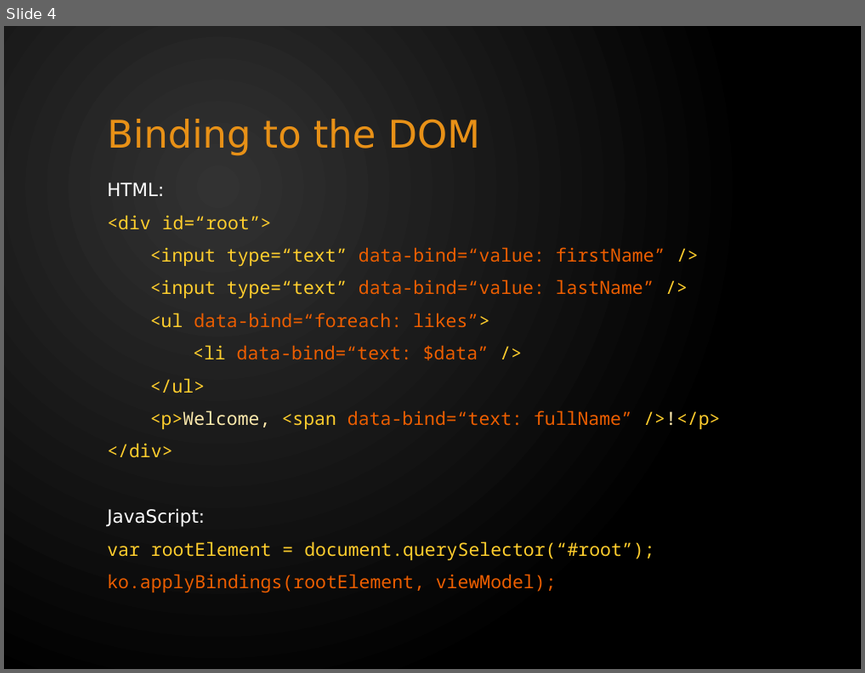
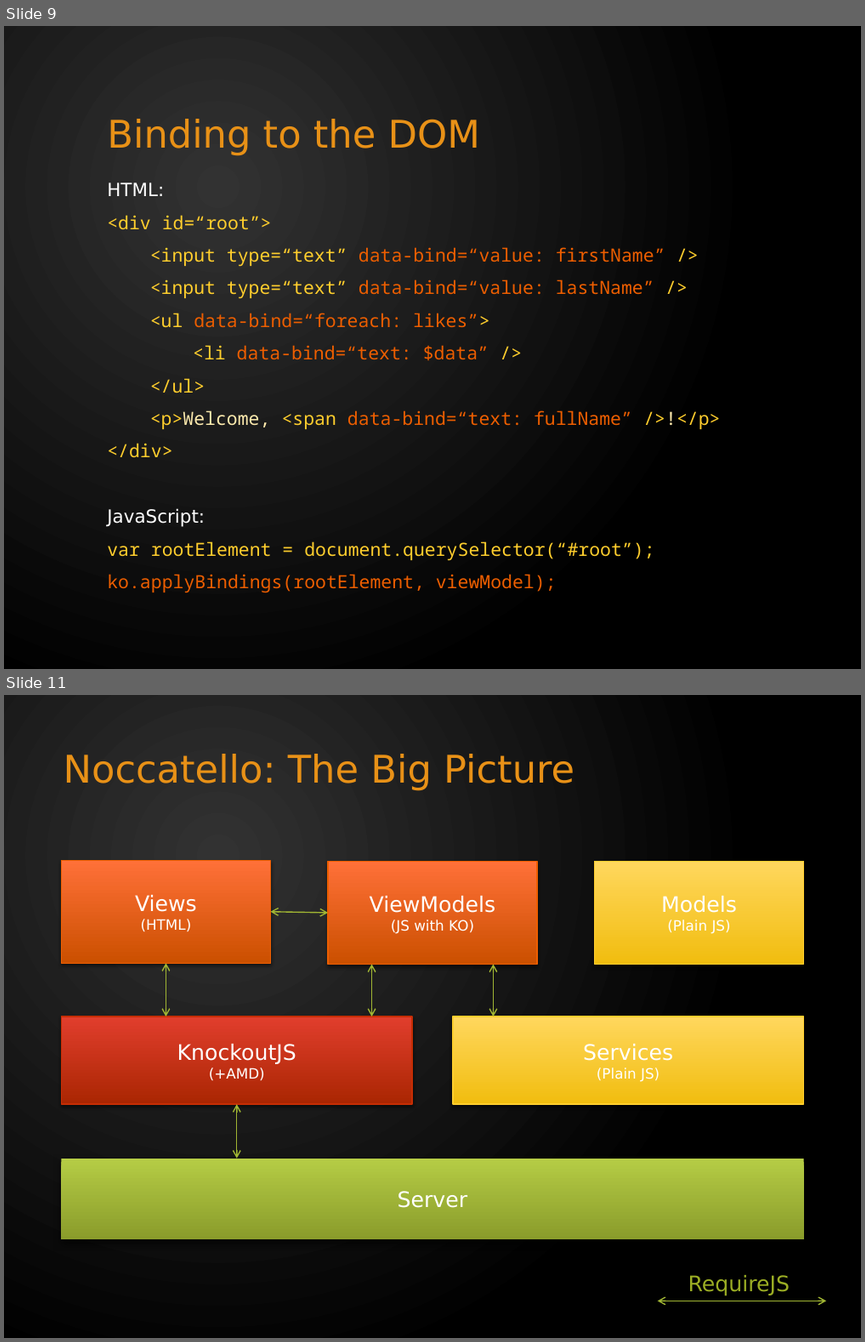
Before and after one commit to tomas-skalicky/c24.PizzaDiNoccatello, a slide deck: docs/Knockout - Quick Intro.pptx. Shown one above the other, each under a label of ours: slide 4 before the commit, slides 9 and 11 after it; the slides between them are not shown. The pictures are 865x673 and 865x1342 pixels, drawn with LibreOffice and Linux fonts; fonts in the diff are those of the drawing. Boxes give left, top, right and bottom in pixels: in the first picture for what was removed or moved away, otherwise in the second. Text is boxed around its words. In the diff, an @@ line names an element or a change of style, - is before the commit and + after.

```diff
--- a/docs/Knockout - Quick Intro.pptx
+++ b/docs/Knockout - Quick Intro.pptx
@@ slide 11 added at (x1=4, y1=695, x2=861, y2=1338), background gradient #323232 to #000000 @@
@@ title added at (x1=64, y1=754, x2=574, y2=791), 32 pt, text #E89117 @@
+Noccatello: The Big Picture
@@ rectangle added at (x1=62, y1=861, x2=270, y2=964), fill gradient #FF7239 to #CC5100, outline #ED5E00 1 pt, 12 pt, text #FFFFFF @@
+Views
+(HTML)
@@ rectangle added at (x1=328, y1=862, x2=537, y2=964), fill gradient #FF7239 to #CC5100, outline #ED5E00 1 pt, 18 pt, text #FFFFFF @@
+ViewModels
+(JS with KO)
@@ rectangle added at (x1=595, y1=862, x2=803, y2=964), fill gradient #FFD75D to #F2BD10, outline #FFCE2D 1 pt, 12 pt, text #FFFFFF @@
+Models
+(Plain JS)
@@ double arrow added from (270, 912) to (328, 913), #A1B633 1 pt @@
@@ double arrow added from (166, 964) to (166, 1016), #A1B633 1 pt @@
@@ double arrow added from (371, 964) to (371, 1016), #A1B633 1 pt @@
@@ double arrow added from (494, 964) to (494, 1016), #A1B633 1 pt @@
@@ rectangle added at (x1=62, y1=1016, x2=412, y2=1104), fill gradient #E1402E to #AA2703, outline #C62D03 1 pt, 18 pt, text #FFFFFF @@
+KnockoutJS
+(+AMD)
@@ rectangle added at (x1=453, y1=1016, x2=803, y2=1104), fill gradient #FFD75D to #F2BD10, outline #FFCE2D 1 pt, 12 pt, text #FFFFFF @@
+Services
+(Plain JS)
@@ double arrow added from (237, 1104) to (237, 1157), #A1B633 1 pt @@
@@ rectangle added at (x1=62, y1=1157, x2=803, y2=1238), fill gradient #B5CC46 to #8A9C2C, 18 pt, text #FFFFFF @@
+Server
@@ text added at (x1=688, y1=1275, x2=789, y2=1296), 18 pt, text #9BAD24 @@
+RequireJS
@@ double arrow added from (658, 1301) to (826, 1301), #A1B633 1 pt @@
@@ what was slide 4 is now slide 9 @@
```
Also in this commit, not shown: 22 other slides added, 5 slides removed.
